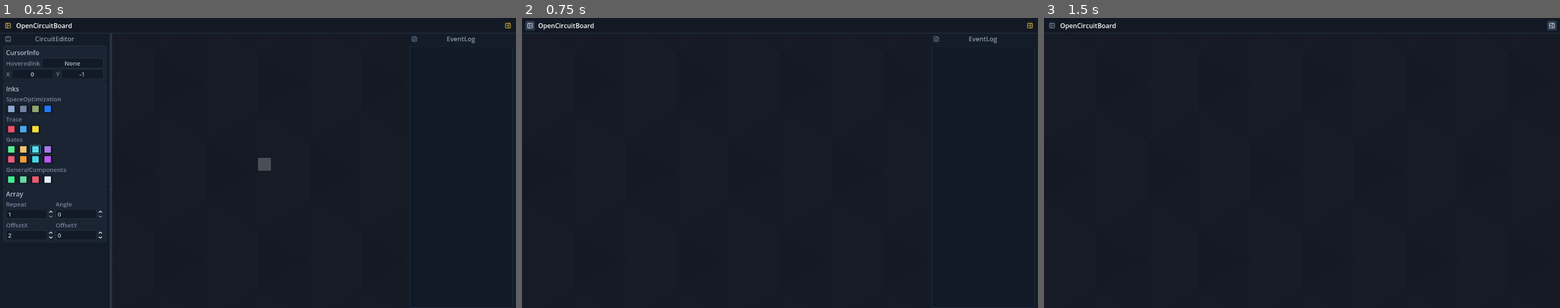
Above: before the commit, frames 1-3 (left to right).
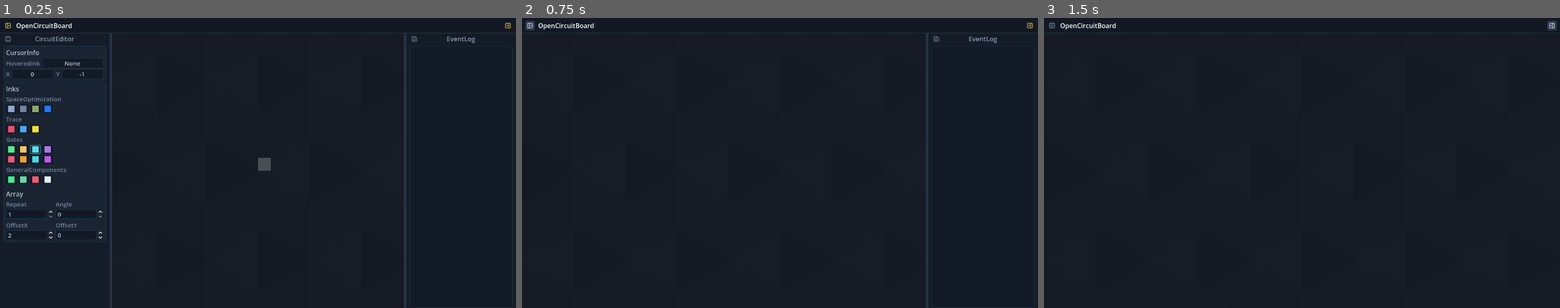
Above: after the commit, the same moments.

Repository: Erlkonigal/OpenCircuitBoard
Game: Godot game, scene res://main.tscn
Same seed, same stepped clock (60 frames per second), same inputs: the game is played once before the commit and once after it.
Inputs (mouse positions are in pixels of both pictures, inside the frame that each line leads up to):
- Up to frame 1 (0.25 s): no input
- Up to frame 2 (0.75 s): click (532, 26) at 0.5 s
- Up to frame 3 (1.5 s): click (1549, 26) at 1.25 s

The runs differ from the first frame. In frame 1, 0.5% of the frame differs, in the area x 78-79%, y 5-100%; in frame 2, 0.5%; in frame 3, nothing differs.

Commit message:
Enable right sidebar resizing
Add a mirrored right resize handle with matching sidebar transitions and capture coverage.

Diff:
--- a/main.tscn
+++ b/main.tscn
@@ -184,3 +184,15 @@
 grow_vertical = 2
 mouse_filter = 0
 clip_contents = true
+
+[node name="RightDockResizeHandle" type="ColorRect" parent="Interface"]
+layout_mode = 3
+anchor_left = 1.0
+anchor_right = 1.0
+anchor_bottom = 1.0
+offset_left = -278.0
+offset_top = 38.0
+offset_right = -272.0
+grow_horizontal = 0
+grow_vertical = 2
+mouse_filter = 0
--- a/scripts/editorUi.gd
+++ b/scripts/editorUi.gd
@@ -22,6 +22,7 @@
 @onready var dockHost: Control = $Interface/DockHost
 @onready var dockResizeHandle: ColorRect = $Interface/DockResizeHandle
 @onready var rightDockHost: Control = $Interface/RightDockHost
+@onready var rightDockResizeHandle: ColorRect = $Interface/RightDockResizeHandle
 
 var dockDefinitions: Array[Dictionary] = []
 var currentDock: Control
@@ -35,6 +36,7 @@
 var leftSidebarOpen := true
 var rightSidebarOpen := true
 var isResizingDock := false
+var isResizingRightDock := false
 var leftSidebarTween: Tween
 var rightSidebarTween: Tween
 
@@ -45,10 +47,16 @@
 	leftSidebarToggle.toggled.connect(setLeftSidebarOpen)
 	rightSidebarToggle.toggled.connect(setRightSidebarOpen)
 	dockResizeHandle.gui_input.connect(handleDockResizeInput)
+	rightDockResizeHandle.gui_input.connect(handleRightDockResizeInput)
 	dockResizeHandle.mouse_entered.connect(func() -> void: dockResizeHandle.color = Color("5d7090"))
 	dockResizeHandle.mouse_exited.connect(func() -> void:
 		if not isResizingDock:
 			dockResizeHandle.color = Color("263346")
+	)
+	rightDockResizeHandle.mouse_entered.connect(func() -> void: rightDockResizeHandle.color = Color("5d7090"))
+	rightDockResizeHandle.mouse_exited.connect(func() -> void:
+		if not isResizingRightDock:
+			rightDockResizeHandle.color = Color("263346")
 	)
 	resized.connect(syncDockLayout)
 	dockDefinitions = DockRegistry.discoverDocks()
@@ -296,6 +304,8 @@
 	var rightEnd := 0.0 if rightSidebarOpen else rightDockWidth
 	var resizeStart := dockWidth if leftSidebarOpen else -6.0
 	var resizeEnd := dockWidth + 6.0 if leftSidebarOpen else 0.0
+	var rightResizeStart := -rightDockWidth - 6.0 if rightSidebarOpen else 0.0
+	var rightResizeEnd := -rightDockWidth if rightSidebarOpen else 6.0
 	if leftSidebarTween:
 		leftSidebarTween.kill()
 	if rightSidebarTween:
@@ -308,10 +318,14 @@
 		dockResizeHandle.offset_left = resizeStart
 		dockResizeHandle.offset_right = resizeEnd
 		dockResizeHandle.visible = leftSidebarOpen
+		rightDockResizeHandle.offset_left = rightResizeStart
+		rightDockResizeHandle.offset_right = rightResizeEnd
+		rightDockResizeHandle.visible = rightSidebarOpen
 		return
 	dockHost.visible = true
 	rightDockHost.visible = true
 	dockResizeHandle.visible = true
+	rightDockResizeHandle.visible = true
 	leftSidebarTween = create_tween().set_trans(Tween.TRANS_QUAD).set_ease(Tween.EASE_OUT)
 	leftSidebarTween.tween_property(dockHost, "offset_left", leftStart, sidebarAnimationDuration)
 	leftSidebarTween.parallel().tween_property(dockHost, "offset_right", leftEnd, sidebarAnimationDuration)
@@ -321,14 +335,17 @@
 	rightSidebarTween = create_tween().set_trans(Tween.TRANS_QUAD).set_ease(Tween.EASE_OUT)
 	rightSidebarTween.tween_property(rightDockHost, "offset_left", rightStart, sidebarAnimationDuration)
 	rightSidebarTween.parallel().tween_property(rightDockHost, "offset_right", rightEnd, sidebarAnimationDuration)
+	rightSidebarTween.parallel().tween_property(rightDockResizeHandle, "offset_left", rightResizeStart, sidebarAnimationDuration)
+	rightSidebarTween.parallel().tween_property(rightDockResizeHandle, "offset_right", rightResizeEnd, sidebarAnimationDuration)
 	rightSidebarTween.chain().tween_callback(finishRightSidebarTransition.bind(rightSidebarOpen))
 
 func finishLeftSidebarTransition(isOpen: bool) -> void:
 	if leftSidebarOpen == isOpen:
 		dockResizeHandle.visible = isOpen
 
-func finishRightSidebarTransition(_isOpen: bool) -> void:
-	pass
+func finishRightSidebarTransition(isOpen: bool) -> void:
+	if rightSidebarOpen == isOpen:
+		rightDockResizeHandle.visible = isOpen
 
 func handleDockResizeInput(event: InputEvent) -> void:
 	var mouseButton := event as InputEventMouseButton
@@ -340,6 +357,18 @@
 	var mouseMotion := event as InputEventMouseMotion
 	if mouseMotion and isResizingDock:
 		setDockWidth(get_global_mouse_position().x)
+		get_viewport().set_input_as_handled()
+
+func handleRightDockResizeInput(event: InputEvent) -> void:
+	var mouseButton := event as InputEventMouseButton
+	if mouseButton and mouseButton.button_index == MOUSE_BUTTON_LEFT:
+		isResizingRightDock = mouseButton.pressed
+		rightDockResizeHandle.color = Color("7589aa") if isResizingRightDock else Color("5d7090")
+		get_viewport().set_input_as_handled()
+		return
+	var mouseMotion := event as InputEventMouseMotion
+	if mouseMotion and isResizingRightDock:
+		setRightDockWidth(size.x - get_global_mouse_position().x)
 		get_viewport().set_input_as_handled()
 
 func syncDockLayout() -> void:
@@ -361,6 +390,8 @@
 			configureTopBarButton(topBarButton)
 	dockResizeHandle.color = Color("263346")
 	dockResizeHandle.mouse_default_cursor_shape = Control.CURSOR_HSIZE
+	rightDockResizeHandle.color = Color("263346")
+	rightDockResizeHandle.mouse_default_cursor_shape = Control.CURSOR_HSIZE
 
 func configureTopBarButton(topBarButton: Button) -> void:
 	topBarButton.expand_icon = false
--- a/scripts/visualCapture.gd
+++ b/scripts/visualCapture.gd
@@ -482,6 +482,8 @@
 	var initialDockState := assertDualDockState(main)
 	var dockHost := initialDockState.get("leftDockHost") as Control
 	var rightDockHost := initialDockState.get("rightDockHost") as Control
+	var dockResizeHandle := main.get_node("Interface/DockResizeHandle") as Control
+	var rightDockResizeHandle := main.get_node("Interface/RightDockResizeHandle") as Control
 	var circuitEditorDock := initialDockState.get("leftDock") as Control
 	var rightDock := initialDockState.get("rightDock") as Control
 	assert(String(circuitEditorDock.get("dockId")) == "circuitEditor")
@@ -500,6 +502,10 @@
 	var dockRect := dockHost.get_global_rect()
 	assert(is_equal_approx(dockRect.size.x, 272.0))
 	assert(is_equal_approx(rightDockHost.get_global_rect().size.x, 272.0))
+	assert(dockResizeHandle.mouse_default_cursor_shape == Control.CURSOR_HSIZE)
+	assert(rightDockResizeHandle.mouse_default_cursor_shape == Control.CURSOR_HSIZE)
+	assert(is_equal_approx(dockResizeHandle.get_global_rect().position.x, 272.0))
+	assert(is_equal_approx(rightDockResizeHandle.get_global_rect().position.x, 1002.0))
 	assert(circuitEditorDock.find_children("*", "CheckBox", true, false).is_empty())
 	assert(circuitEditorDock.find_children("*", "SpinBox", true, false).size() == 4)
 	for labelNode in circuitEditorDock.find_children("*", "Label", true, false):
@@ -554,11 +560,13 @@
 	assert(is_equal_approx(dockHost.offset_right, 420.0))
 	main.call("setRightDockWidth", 420.0)
 	assert(is_equal_approx(rightDockHost.offset_left, -420.0))
+	assert(is_equal_approx(rightDockResizeHandle.offset_left, -426.0))
 	assertCanvasViewIsStable(boardViewport, subViewport, camera, initialCanvasRect, initialSubViewportSize, initialCameraCenter, initialCameraZoom)
 	main.call("setDockWidth", 1.0)
 	assert(is_equal_approx(dockHost.offset_right, 208.0))
 	main.call("setRightDockWidth", 1.0)
 	assert(is_equal_approx(rightDockHost.offset_left, -208.0))
+	assert(is_equal_approx(rightDockResizeHandle.offset_left, -214.0))
 	await process_frame
 	assertDockLayout(dockHost, circuitEditorDock)
 	assertDockLayout(rightDockHost, rightDock)
@@ -581,9 +589,11 @@
 	assertCanvasViewIsStable(boardViewport, subViewport, camera, initialCanvasRect, initialSubViewportSize, initialCameraCenter, initialCameraZoom)
 	await create_timer(0.25).timeout
 	assert(is_equal_approx(rightDockHost.offset_left, 0.0))
+	assert(not rightDockResizeHandle.visible)
 	assertCanvasViewIsStable(boardViewport, subViewport, camera, initialCanvasRect, initialSubViewportSize, initialCameraCenter, initialCameraZoom)
 	main.call("setRightSidebarOpen", true)
 	await process_frame
+	assert(rightDockResizeHandle.visible)
 	assertCanvasViewIsStable(boardViewport, subViewport, camera, initialCanvasRect, initialSubViewportSize, initialCameraCenter, initialCameraZoom)
 	await create_timer(0.25).timeout
 	assertCanvasViewIsStable(boardViewport, subViewport, camera, initialCanvasRect, initialSubViewportSize, initialCameraCenter, initialCameraZoom)
